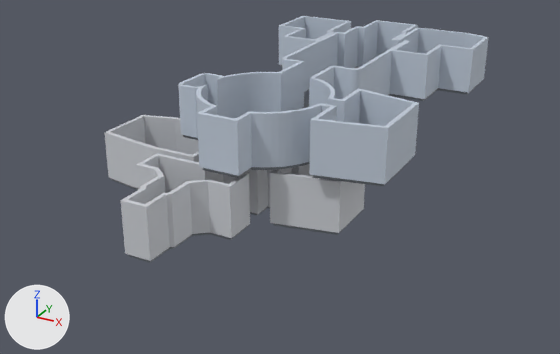
The Blender file tools/trace/ship_defender_05/blender/defender_graybox_WIP_NOT_APPROVED.blend as it was, and as the next commit left it.
Rendered twice from a 50 mm lens placed at (20.7, -56.1, 19.5), pointed at (-0.8, -16.9, 0.0). The lights are fixed; the arrows at lower left show +X, +Y and +Z. The first picture is the older version.

Script lines for the objects in view, before the commit:
```python
me_flight_floor = bpy.data.meshes.new('flight_floor')
me_flight_floor.from_pydata(...)  # 382 vertices, 756 faces; spans x -7.3..8.0, y -24.8..0.0, z 3.3..3.5
me_flight_floor.materials.append(mat_floor)  # grey #767c84
me_lower_floor = bpy.data.meshes.new('lower_floor')
me_lower_floor.from_pydata(...)  # 90 vertices, 176 faces; spans x -10.0..5.5, y -29.2..-14.0, z -0.2..0.0
me_lower_floor.materials.append(mat_floor)  # grey #767c84
me_lower_walls = bpy.data.meshes.new('lower_walls')
me_lower_walls.from_pydata(...)  # 176 vertices, 352 faces; spans x -10.1..5.6, y -29.3..-13.9, z 0.0..3.0
me_lower_walls.materials.append(mat_wall_lower)  # light grey #ced1d7
ob_flight_floor = bpy.data.objects.new('flight_floor', me_flight_floor)
ob_flight_floor.location = (0.0, 0.0, 0.0)
ob_lower_floor = bpy.data.objects.new('lower_floor', me_lower_floor)
ob_lower_floor.location = (0.0, 0.0, 0.0)
ob_lower_walls = bpy.data.objects.new('lower_walls', me_lower_walls)
ob_lower_walls.location = (0.0, 0.0, 0.0)
# also in view: 'flight_walls' at (0.4, -12.4, 5.0)
```
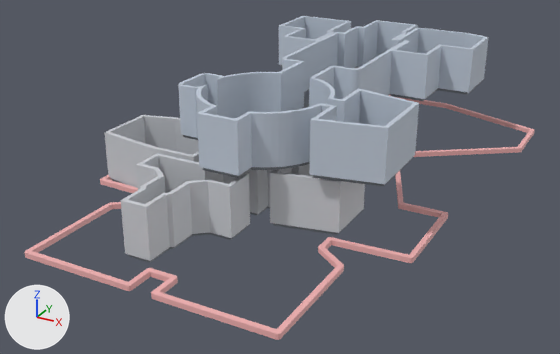
What the commit changed:
Material 'hull_ref' (mat_hull_ref) is new.
Its base color is (0.9, 0.45, 0.45) (pink #f3b3b3).
Mesh me_hull_outline is new.
It has 784 vertices, 1568 faces and spans x -11.6..11.4, y -31.9..2.0, z -0.2..0.1.
It uses material mat_hull_ref (pink #f3b3b3).
Object 'hull_outline' (ob_hull_outline) is new; it shows me_hull_outline.
Its location is (0.0, 0.0, 0.0).

Boxes (x1, y1, x2, y2) around the edits, measured in the pictures (560 x 354 px):
'hull_outline', added: after (24, 95, 535, 340)
